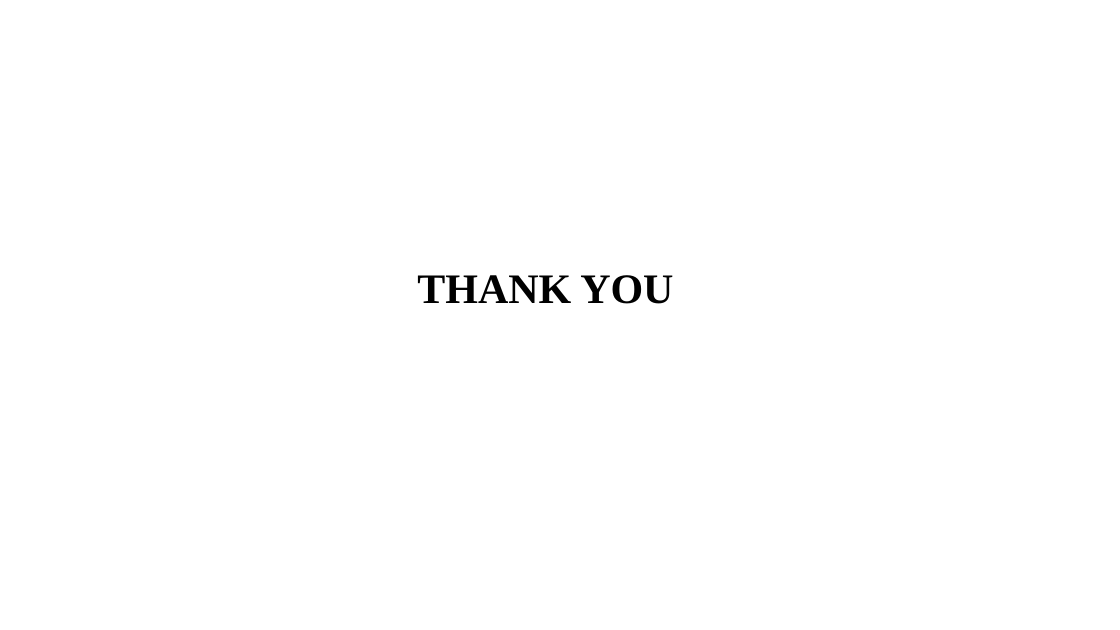
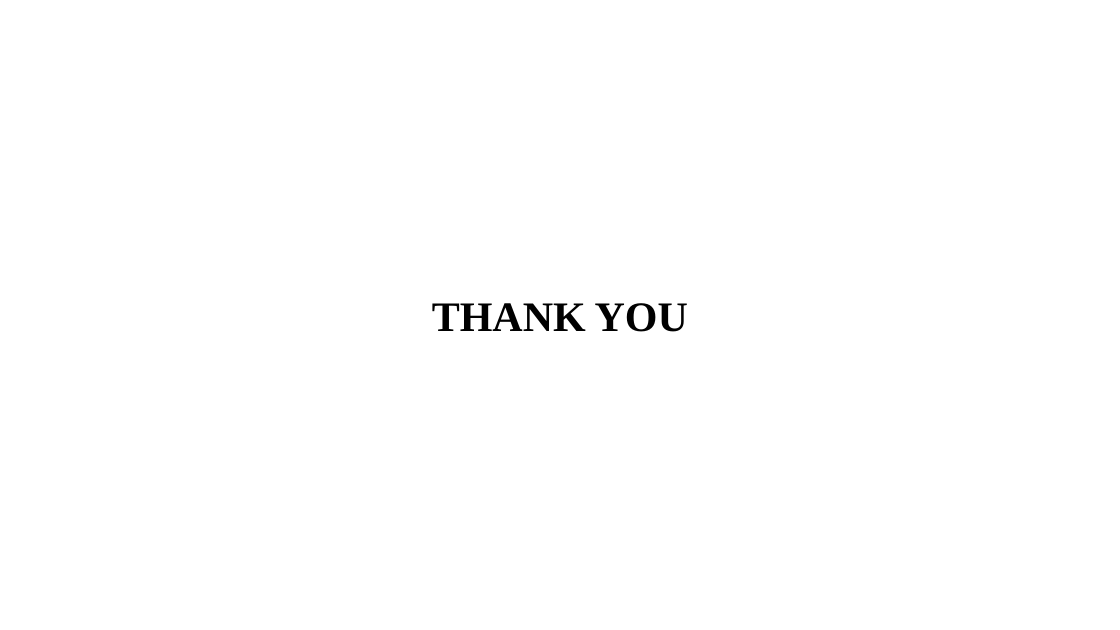
Before and after one commit to i-am-smf/Secure-Chat-using-Blockchain, a slide deck: slide 8 of First Review.pptx (slide 6 before the commit). Drawn at 1120x630 pixels with LibreOffice and Linux fonts; fonts in the diff are those of the drawing. Boxes give left, top, right and bottom in pixels: in the first picture for what was removed or moved away, otherwise in the second. Text is boxed around its words. In the diff, an @@ line names an element or a change of style, - is before the commit and + after.

```diff
--- a/First Review.pptx
+++ b/First Review.pptx
@@ title "THANK YOU": place and size @@
-title "THANK YOU" at <box>417,275,673,304</box>
+title "THANK YOU" at <box>432,303,688,332</box>
```
Also in this commit, not shown: 4 other slides changed, 2 slides added, 2 other files.
